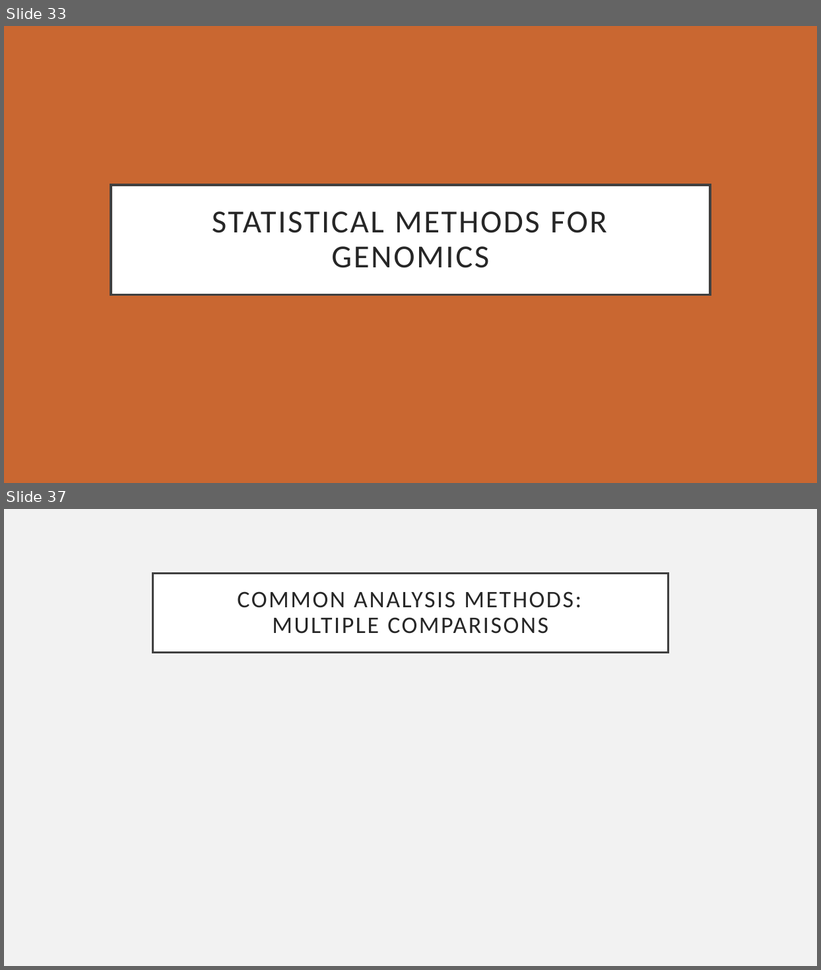
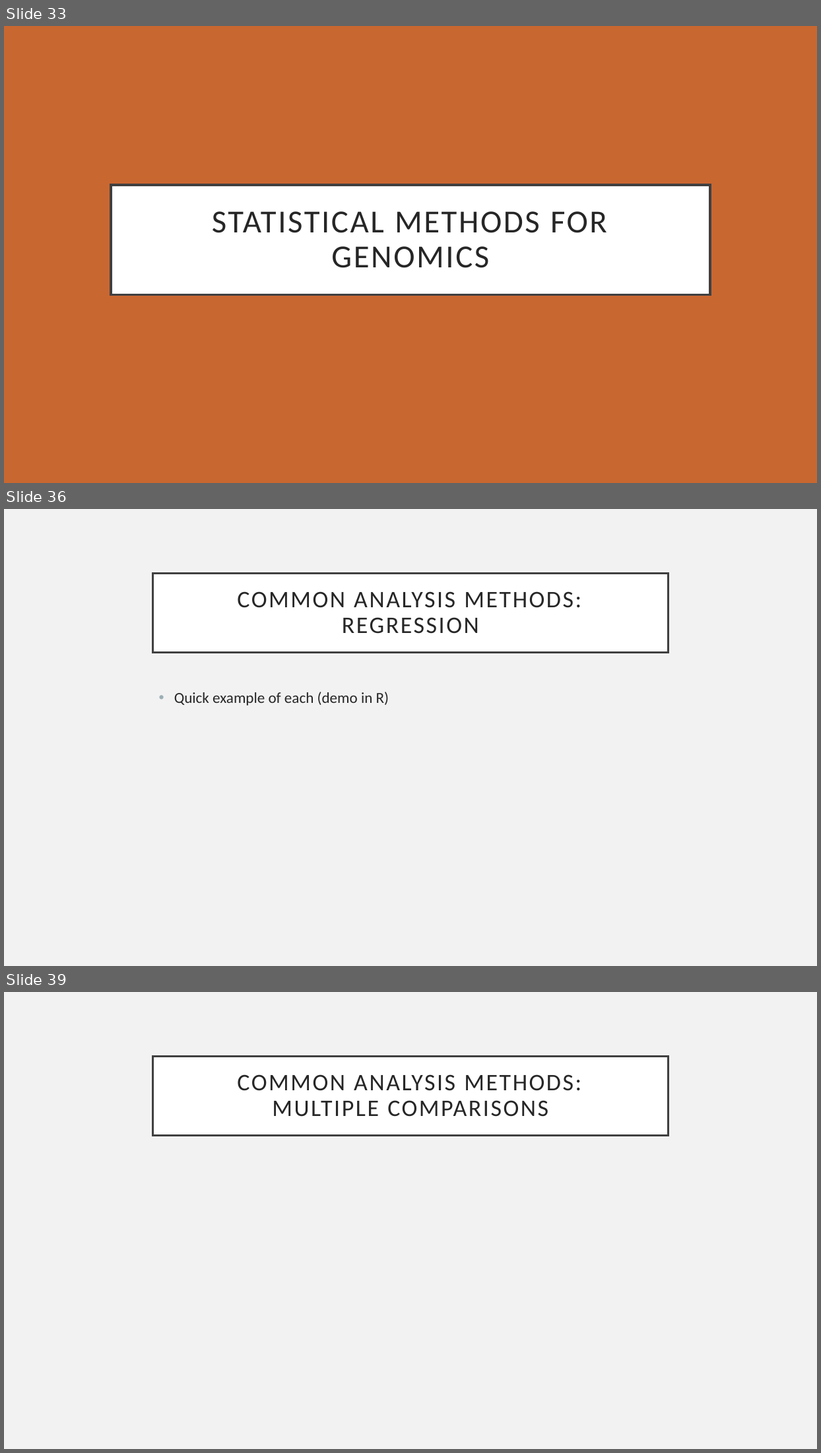
Before and after one commit to eholdmore/StatsForCompBio, a slide deck: Stats-for-Comp-Bio.pptx. Shown one above the other, each under a label of ours: slides 33 and 37 before the commit, slides 33, 36 and 39 after it; the slides between them are not shown. The pictures are 821x970 and 821x1453 pixels, drawn with LibreOffice and Linux fonts; fonts in the diff are those of the drawing. Boxes give left, top, right and bottom in pixels: in the first picture for what was removed or moved away, otherwise in the second. Text is boxed around its words. In the diff, an @@ line names an element or a change of style, - is before the commit and + after.

```diff
--- a/Stats-for-Comp-Bio.pptx
+++ b/Stats-for-Comp-Bio.pptx
@@ slide 36 added at bbox=[4, 509, 817, 966], background #F2F2F2 @@
@@ title added at bbox=[153, 573, 668, 652], fill #FFFFFF, outline #404040 2.5 pt, 28 pt, text #262626 @@
+COMMON ANALYSIS METHODS:
+REGRESSION
@@ text added at bbox=[174, 692, 389, 706], 18 pt, text #262626 @@
+• Quick example of each (demo in R)
@@ what was slide 37 is now slide 39 @@
```
Also in this commit, not shown: 12 slides changed, 3 other slides added, 2 other files.
